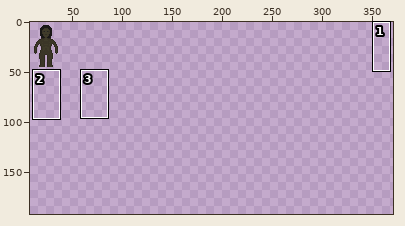
File history of a sprite sheet, dist/media/textures/kadijah.png. The picture above shows the old version from afar; the outline marks the close-up.
Close-up. Earlier state:
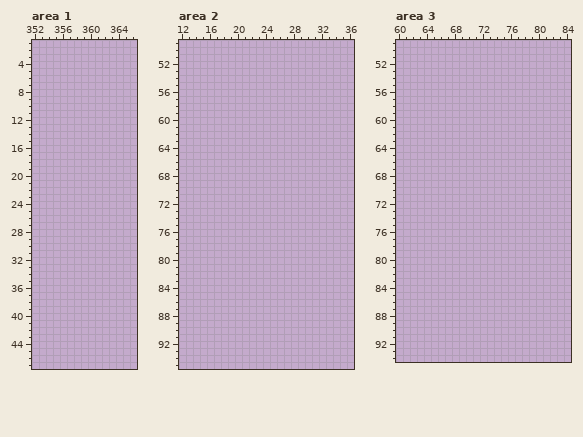
The file is 384x192 pixels. Pixels under 10% opacity are left out. Colours within 5 levels of each other are drawn and written as one. Shown: area 1: x 352..366, y 1..47; area 2: x 12..36, y 49..95; area 3: x 60..84, y 49..94. The wide view leaves out empty margins. The commit also changed other parts of the picture, which this record leaves out.
After:
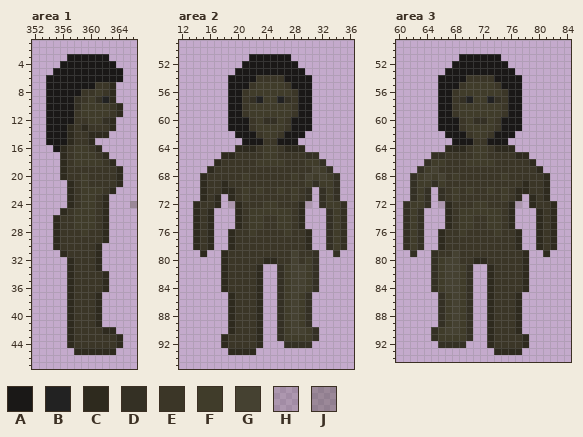
Palette (. is transparent): A #1a1817  B #222222  C #2e2a1e  D #343024  E #3b3627  F #403c2a  G #454131  H #4b463330  J #4b463357
Difference:
Changed rows in their new state; - is an unchanged pixel.
Area 1:
first column x 354:
 3 ---AAAAAA----
 4 --AAAAAAAA---
 5 -AAAAAAAAAA--
 6 AAAAAAAAAAA--
 7 AAAAAAAEEC---
 8 AAAAAEEFEC---
 9 AAAADEFDBC---
10 AAAADFFFFEC--
11 AAAAEFFFFEC--
12 AAAAEEFFDC---
13 AAACECEEEC---
14 AAACEECCC----
15 AAACEEC------
16 -ACEFFEC-----
17 --CEFFFEC----
18 --CEFFFFEC---
19 --CEEEEEEEC--
20 --CEEFEEEEC--
21 ---CEFEEEEC--
22 ---CEFFFEC---
23 ---CEFFEC----
24 ---CEFFEC---J
25 --CEFFFEC----
26 -CEEFFFEC----
27 -CEEFFFEC----
28 -CEEEFEEC----
29 -CEEEEEEC----
30 -CEEEEEC-----
31 --CEEEEC-----
32 ---CEEEC-----
33 ---CEEEC-----
34 ---CEEEEC----
35 ---CEEEEC----
36 ---CEEEEC----
37 ---CEEEC-----
38 ---CEEEC-----
39 ---CEEEC-----
40 ---CEEEC-----
41 ---CEEEC-----
42 ---CEEEECC---
43 ---CEEEEEEC--
44 ---CEEEEEEC--
45 ----CCCCCC---
Area 2:
first column x 14:
51 --------AAAAAA--------
52 -------AAAAAAAA-------
53 ------AAAAAAAAAA------
54 -----AAAAEEEEAAAA-----
55 -----AAAEFFFFEAAA-----
56 -----AAEFFFFFFEAA-----
57 -----AAEDBFFBDEAA-----
58 -----AAEFFFFFFEAA-----
59 -----AAEFFFFFFEAA-----
60 -----AAAEFDDFEAAA-----
61 -----AAAEFFFFEAAA-----
62 ------AAAEFFEAAA------
63 -------AAAEEAAA-------
64 ------CCCEFFECCC------
65 ----CCEEEEFFEEEEDD----
66 ---CEEEEEFFFFEEEFFD---
67 --CEEEEEEEEEEEEEEGFD--
68 -CEEEEEFEEEEEEFEGFGFD-
69 -CEECEEEEEEEEEEEFDFFD-
70 -CEECCEFEFEEFEFED-DFD-
71 -CEC-CEFEEEEEEFED-DFD-
72 CEEC-HCEEEFFEEECH-DFFD
73 CEC---CEFFFFFFEC---DFD
74 CEC---CEFFEEFFEC---DFD
75 CEC---CEFFEEFFEC---DFD
76 CEC--CEEFEEEEFEEC--DFD
77 CEC--CEEEEEEEEEEC--DFD
78 CEC--CEEEEEEEEEEC--DFD
79 -C--CEEEEEEEEEGEED--D-
80 ----CEEEEECCEEGEFD----
81 ----CEEEEC--DFGGFD----
82 ----CEEEEC--DFGGFD----
83 ----CEEEEC--DFGGFD----
84 ----CEEEEC--DFGGFD----
85 -----CEEEC--DFGFD-----
86 -----CEEEC--DFGFD-----
87 -----CEEEC--DFGFD-----
88 -----CEEEC--DFGFD-----
89 -----CEEEC--DFGFD-----
90 -----CEEEC--DFGGFD----
91 ----CEEEEC--DFFFFD----
92 ----CEEEEC---DDDD-----
93 -----CCCC-------------
Area 3:
first column x 61:
51 --------AAAAAA--------
52 -------AAAAAAAA-------
53 ------AAAAAAAAAA------
54 -----AAAAEEEEAAAA-----
55 -----AAAEFFFFEAAA-----
56 -----AAEFFFFFFEAA-----
57 -----AAEDBFFBDEAA-----
58 -----AAEFFFFFFEAA-----
59 -----AAEFFFFFFEAA-----
60 -----AAAEFDDFEAAA-----
61 -----AAAEFFFFEAAA-----
62 ------AAAEFFEAAA------
63 -------AAAEEAAA-------
64 ------CCCEFFECCC------
65 ----DDEEEEFFEEEECC----
66 ---DFFEEEFFFFEEEEEC---
67 --DFGEEEEEEEEEEEEEEC--
68 -DFGFGEFEEEEEEFEEEEEC-
69 -DFFDFEEEEEEEEEEECEEC-
70 -DFD-DEFEFEEFEFECCEEC-
71 -DFD-DEFEEEEEEFEC-CEC-
72 DFFD-HCEEEFFEEECH-CEEC
73 DFD---CEFFFFFFEC---CEC
74 DFD---CEFFEEFFEC---CEC
75 DFD---CEFFEEFFEC---CEC
76 DFD--CEEFEEEEFEEC--CEC
77 DFD--CEEEEEEEEEEC--CEC
78 DFD--CEEEEEEEEEEC--CEC
79 -D--DEEGEEEEEEEEEC--C-
80 ----DFGGEECCEEEEEC----
81 ----DFGGFD--CEEEEC----
82 ----DFGGFD--CEEEEC----
83 ----DFGGFD--CEEEEC----
84 ----DFGGFD--CEEEEC----
85 -----DFGFD--CEEEC-----
86 -----DFGFD--CEEEC-----
87 -----DFGFD--CEEEC-----
88 -----DFGFD--CEEEC-----
89 -----DFGFD--CEEEC-----
90 ----DFGGFD--CEEEC-----
91 ----DFFFFD--CEEEEC----
92 -----DDDD---CEEEEC----
93 -------------CCCC-----
Pixel boxes of the changes (left, top, right, bottom) in both close-ups:
added: (46, 54, 137, 355)
added: (193, 54, 347, 355)
added: (403, 54, 557, 355)
